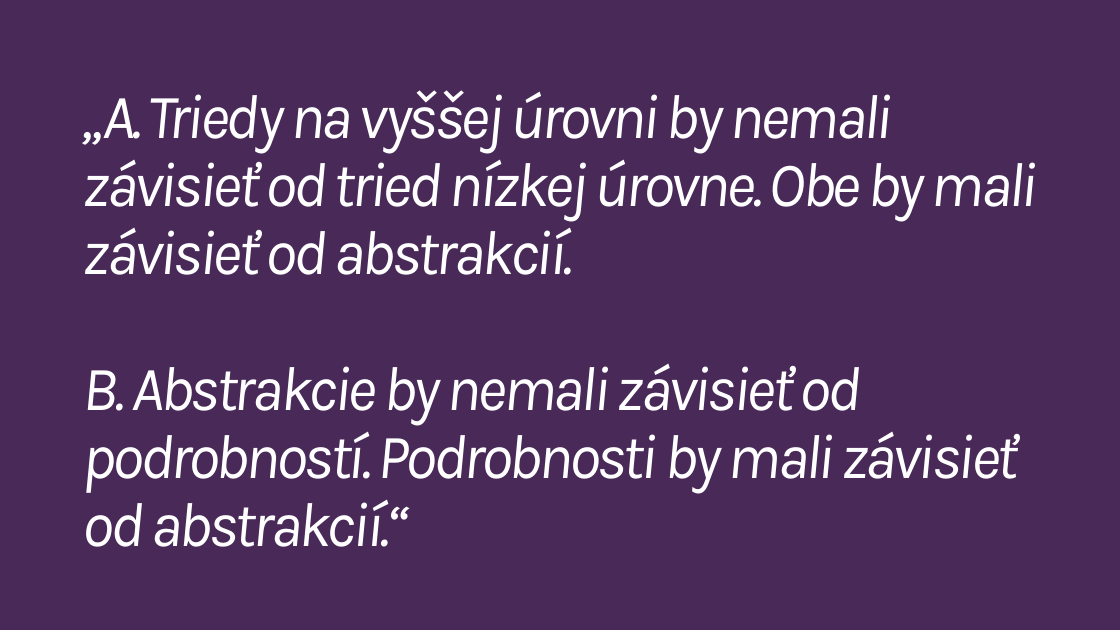
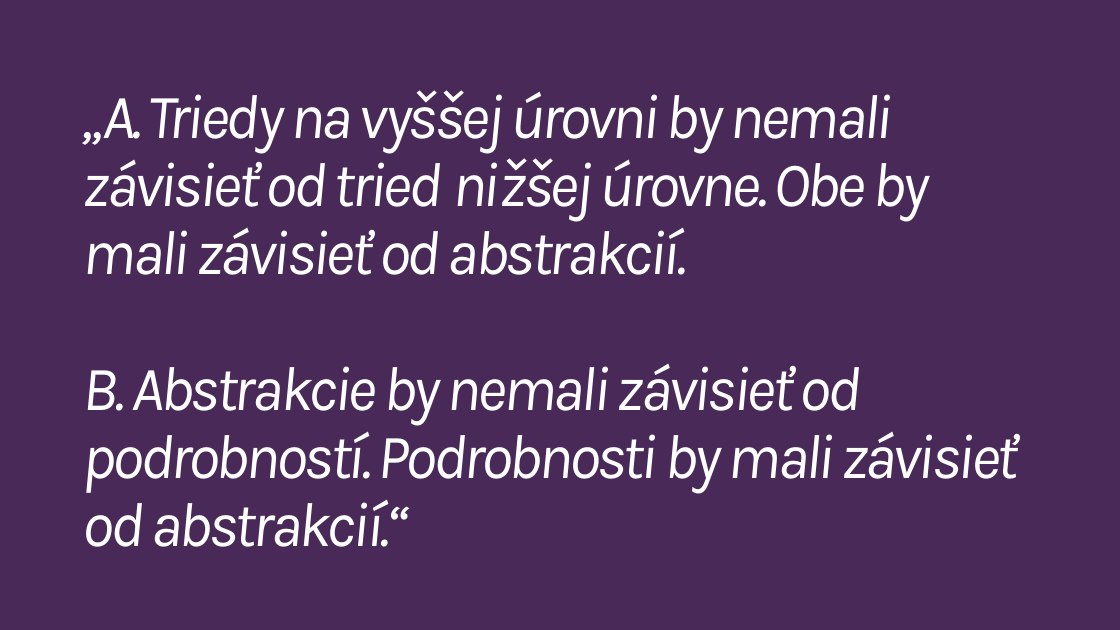
Before and after one commit to Burgyn/SOLID-Principles, a slide deck: slide 40 of SOLIDPrinciples.pptx. Drawn at 1120x630 pixels with LibreOffice and Linux fonts; fonts in the diff are those of the drawing. Boxes give left, top, right and bottom in pixels: in the first picture for what was removed or moved away, otherwise in the second. Text is boxed around its words. In the diff, an @@ line names an element or a change of style, - is before the commit and + after.

```diff
--- a/SOLIDPrinciples.pptx
+++ b/SOLIDPrinciples.pptx
@@ title at (x1=83, y1=90, x2=1018, y2=547): text changed @@
-„A. Triedy na vyššej úrovni by nemali závisieť od tried nízkej úrovne. Obe by mali závisieť od abstrakcií.
-B. Abstrakcie by nemali závisieť od podrobností. Podrobnosti by mali závisieť od abstrakcií.“
+„A. Triedy na vyššej úrovni by nemali závisieť od tried nižšej úrovne. Obe by mali závisieť od abstrakcií.
+B. Abstrakcie by nemali závisieť od podrobností. Podrobnosti by mali závisieť od abstrakcií.“
```
Also in this commit, not shown: 2 other slides changed, 2 other files.
